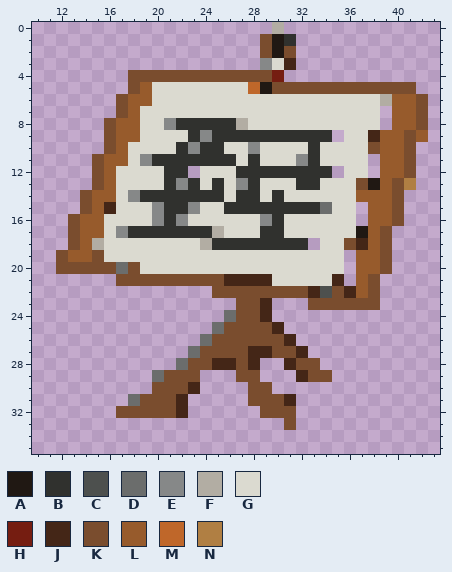
Sprite sheet -- res/Sprites/Items/Act1/bedroom_cabinet.png. The first picture shows the starting point.
The file is 56x88 pixels. Shown: x 10..43, y 0..35.
Palette (. is transparent): A #201813  B #30312e  C #4d504e  D #6b6d6c  E #868888  F #b2ada3  G #dbdad0  H #751d11  J #442617  K #7a4d2e  L #975b2c  M #bf672a  N #b07f43
Pixels before, first column x 12:
 0 ..................F............
 1 .................KAB...........
 2 .................KAK...........
 3 .................EGJ...........
 4 ......KKKKKKKKKKKKH............
 5 ......KLGGGGGGGGMAKKKKKKKKKKKK.
 6 .....KLLGGGGGGGGGGGGGGGGGGGFLLK
 7 .....KLGGGGGGGGGGGGGGGGGGGG.LLK
 8 ....KLLGGEBBBBBFGGGGGGGGGGG.LLK
 9 ....KLLGGGGBEBBBBBBBBBB.GGJLLKL
10 ....KLGGGGBEBBGGEGGGGBGGGGKLLK.
11 ...KLLGEBBBBBBBGBGGGEBGGGG.LLK.
12 ...KLGGGGBB.GGGBBBBBBBB.GG.LLK.
13 ...KLGGGGBEBGBGEBGGGBBGGGKALKN.
14 ..KLLGEBBBBBBBGBBGBGGGGGGLLLK..
15 ..KLJGGGEBBEGGBBBBBBBBDGG.LLK..
16 .KLLGGGGEBEGGGGGGEBGGGGGG.LLK..
17 .KLLGEBBBBBBBFGGGBBGGGGGGALK...
18 .KLFGGGGGGGGFBBBBBBBB.GGKJLK...
19 KLLKGGGGGGGGGGGGGGGGGGGG.LLK...
20 KKKKKDKGGGGGGGGGGGGGGGGG.LLK...
21 .....KKKKKKKKKJJJJGGGGGJ.LK....
22 .............KKKKKKKKJCKJLK....
23 ...............KKJ...KKKKKK....
24 ..............DKKJ.............
25 .............DKKKKJ............
26 ............DKKKKKKJ...........
27 ...........DKKKKJJKKJ..........
28 ..........DKKJJKJ..JKK.........
29 ........DKKK...KK...JKK........
30 ........KKKJ....KK.............
31 ......DKKKJ.....KKKJ...........
32 .....KKKKKJ......KKK...........
33 ...................K...........
Now the later version:
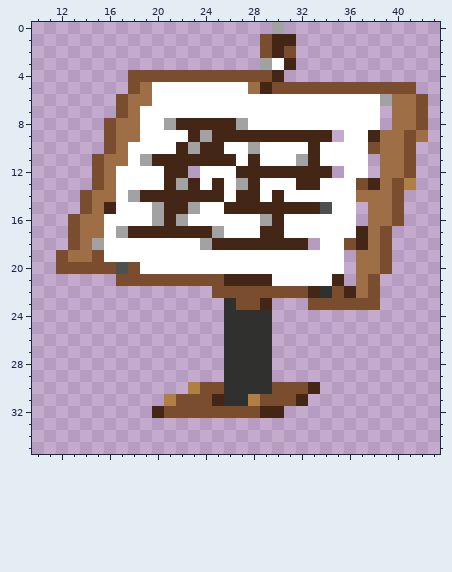
Diff:
colour E: #868888 -> #a2a2a2
colour G: #dbdad0 -> #ffffff
colour L: #975b2c -> #9e6e46
y 0: x 30 F -> E
y 1: x 30..31 AB -> JJ
y 2: x 30 A -> J
y 4: x 30 H -> J
y 5: x 28..29 MA -> LJ
y 6: x 39 F -> E
y 8: x 22..27 BBBBBF -> JJJJJE
y 9: x 23 B -> J; x 25..34 BBBBBBBBBB -> JJJJJJJJJJ
y 10: x 22 B -> J; x 24..25 BB -> JJ; x 33 B -> J
y 11: x 20..26 BBBBBBB -> JJJJJJJ; x 28 B -> J; x 33 B -> J
y 12: x 21..22 BB -> JJ; x 27..34 BBBBBBBB -> JJJJJJJJ
y 13: x 21 B -> J; x 23 B -> J; x 25 B -> J; x 28 B -> J; x 32..33 BB -> JJ; x 38 A -> J
y 14: x 19..25 BBBBBBB -> JJJJJJJ; x 27..28 BB -> JJ; x 30 B -> J
y 15: x 21..22 BB -> JJ; x 26..34 BBBBBBBBD -> JJJJJJJJC
y 16: x 21 B -> J; x 30 B -> J
y 17: x 18..25 BBBBBBBF -> JJJJJJJE; x 29..30 BB -> JJ; x 37 A -> J
y 18: x 15 F -> E; x 24..32 FBBBBBBBB -> EJJJJJJJJ
y 20: x 17 D -> C
y 22: x 34 C -> B
y 23: x 26 . -> B
y 24: x 26..29 DKKJ -> BBBB
y 25: x 25..30 DKKKKJ -> .BBBB.
y 26: x 24..31 DKKKKKKJ -> ..BBBB..
y 27: x 23..32 DKKKKJJKKJ -> ...BBBB...
y 28: x 22..29 DKKJJKJ. -> ....BBBB; x 31..33 JKK -> ...
y 29: x 20..23 DKKK -> ....; x 26..29 .KK. -> BBBB; x 32..34 JKK -> ...
y 30: x 20..33 KKKJ....KK.... -> ...NKKBBBBKKKJ
y 31: x 18..28 DKKKJ.....K -> ...NKKKJBBN; x 31..32 J. -> KJ
y 32: x 17..20 KKKK -> ...J; x 22..31 J......KKK -> KKKKKKKJJ.
y 33: x 31 K -> .
Where, in picture pixels (left, top, right, bottom), the same in both pictures:
changed: (68, 22, 428, 430)
